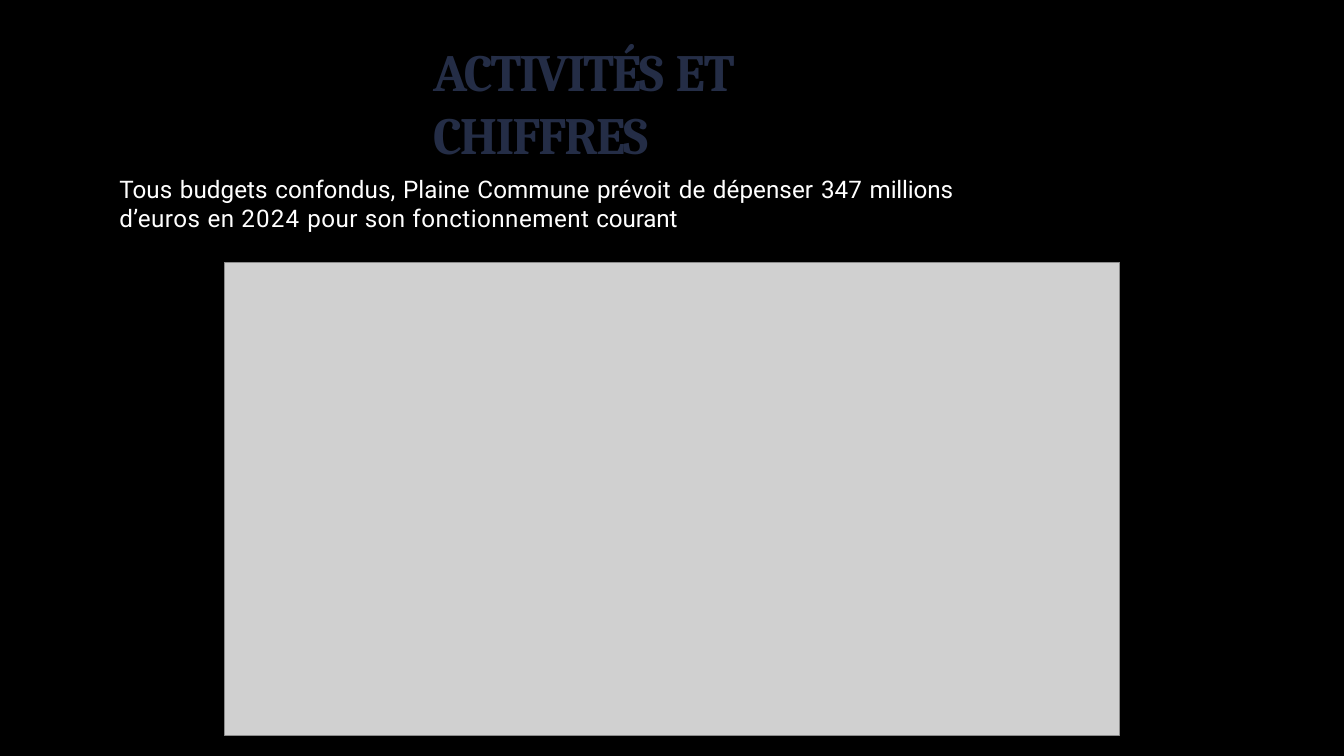
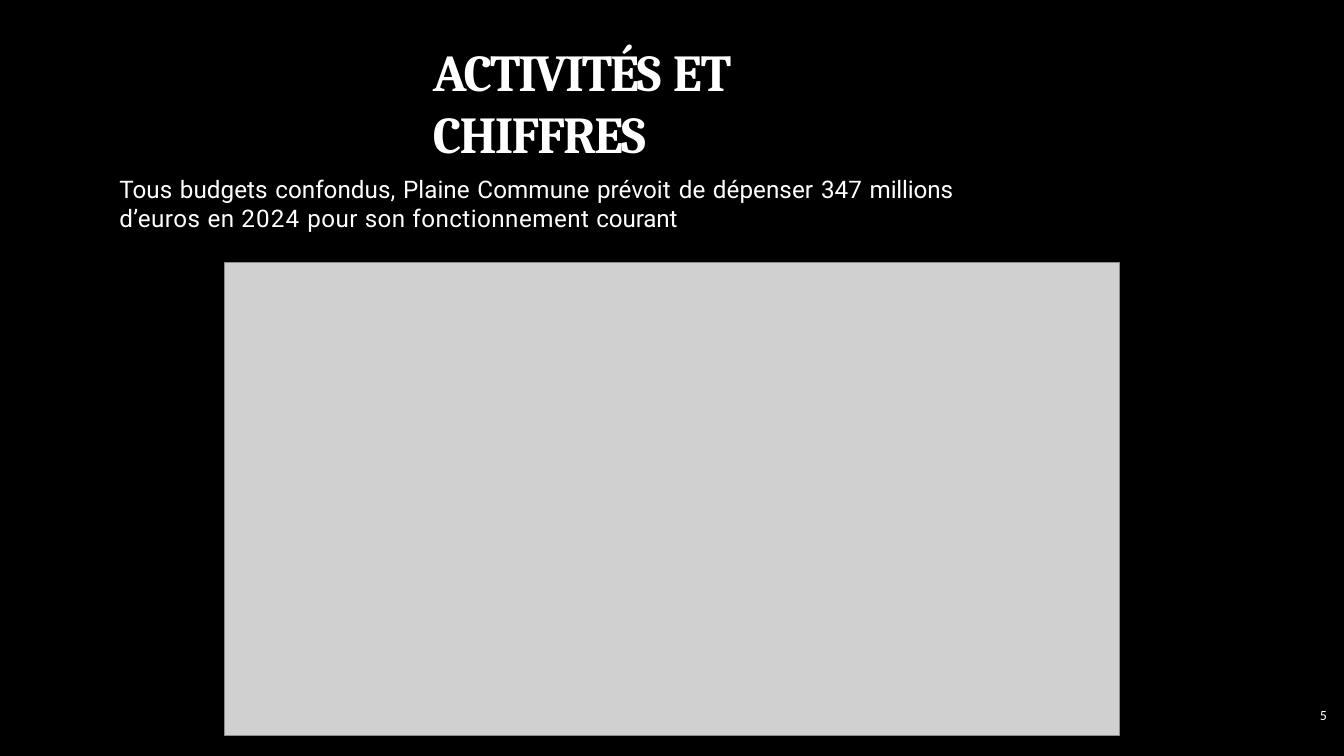
Before and after one commit to MrMblock/kizamo, a slide deck: slide 5 of src/pptx/presentation.pptx (slide 6 before the commit). Drawn at 1344x756 pixels with LibreOffice and Linux fonts; fonts in the diff are those of the drawing; grey boxes stand for pictures; background and template pictures are left out. Boxes give left, top, right and bottom in pixels: in the first picture for what was removed or moved away, otherwise in the second. Text is boxed around its words. In the diff, an @@ line names an element or a change of style, - is before the commit and + after.

```diff
--- a/src/pptx/presentation.pptx
+++ b/src/pptx/presentation.pptx
@@ title "ACTIVITÉS ET CHIFFRES" at (x1=433, y1=44, x2=731, y2=154): size 37.3 to 37 pt, text colour #242D46 to #FFFFFF @@
@@ page number added at (x1=1320, y1=711, x2=1327, y2=720), 10 pt, text #FFFFFF @@
+5
```
Also in this commit, not shown: 11 other slides changed, 1 slide added, 3 slides removed, 3 other files.
